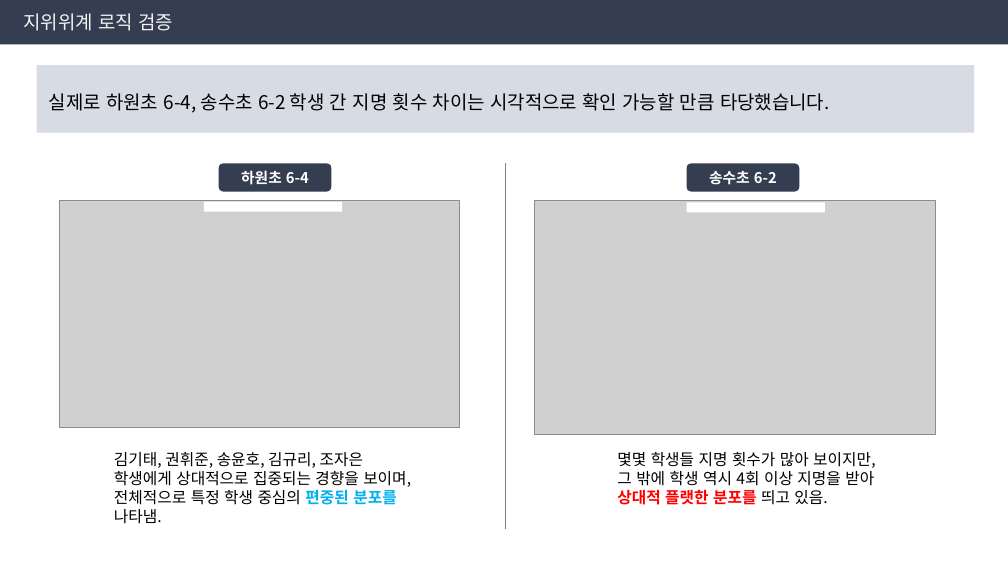
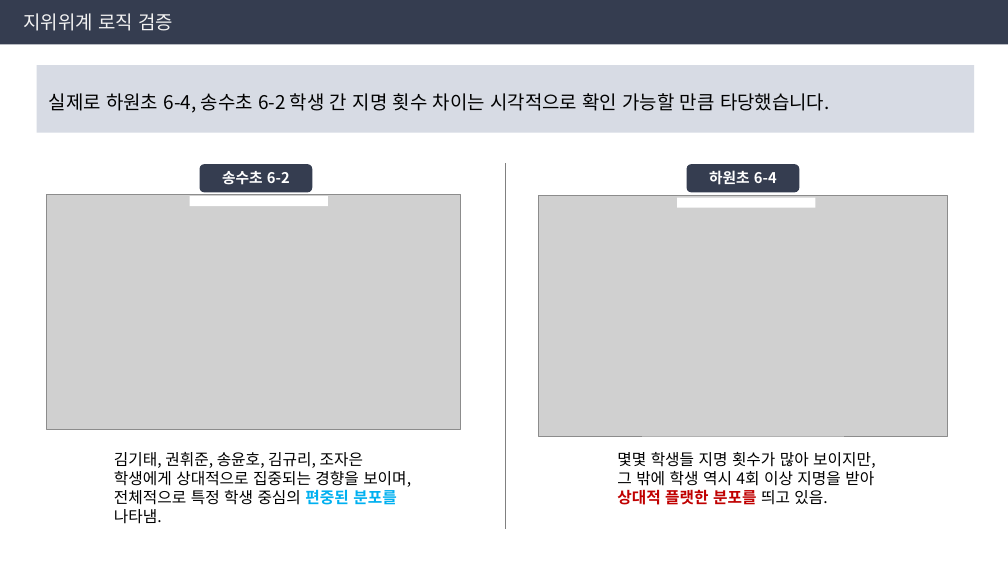
Before and after one commit to Byumin/peer, a slide deck: slide 3 of 250423_지위위계 로직 검토.pptx (slide 2 before the commit). Drawn at 1008x567 pixels with LibreOffice and Linux fonts; fonts in the diff are those of the drawing; grey boxes stand for pictures. Boxes give left, top, right and bottom in pixels: in the first picture for what was removed or moved away, otherwise in the second. Text is boxed around its words. In the diff, an @@ line names an element or a change of style, - is before the commit and + after.

```diff
--- a/250423_지위위계 로직 검토.pptx
+++ b/250423_지위위계 로직 검토.pptx
@@ rounded rectangle "송수초 6-2": place and size @@
-rounded rectangle "송수초 6-2" at [687,163,799,191]
+rounded rectangle "송수초 6-2" at [200,164,312,192]
@@ rounded rectangle "하원초 6-4": place and size @@
-rounded rectangle "하원초 6-4" at [219,163,331,191]
+rounded rectangle "하원초 6-4" at [687,164,799,192]
@@ picture: place and size @@
-picture at [59,200,460,428]
+picture at [47,194,461,430]
@@ rectangle: place and size @@
-rectangle at [204,202,343,212]
+rectangle at [190,197,328,206]
@@ picture: place and size @@
-picture at [535,201,935,435]
+picture at [538,196,948,436]
@@ rectangle: place and size @@
-rectangle at [687,203,825,212]
+rectangle at [678,198,816,208]
@@ text at [617,471,874,505]: text colour #FF0000 to #C00000 in "상대적 플랫한 분포를" @@
```
Also in this commit, not shown: 3 other slides changed, 12 slides added, 43 other files.
